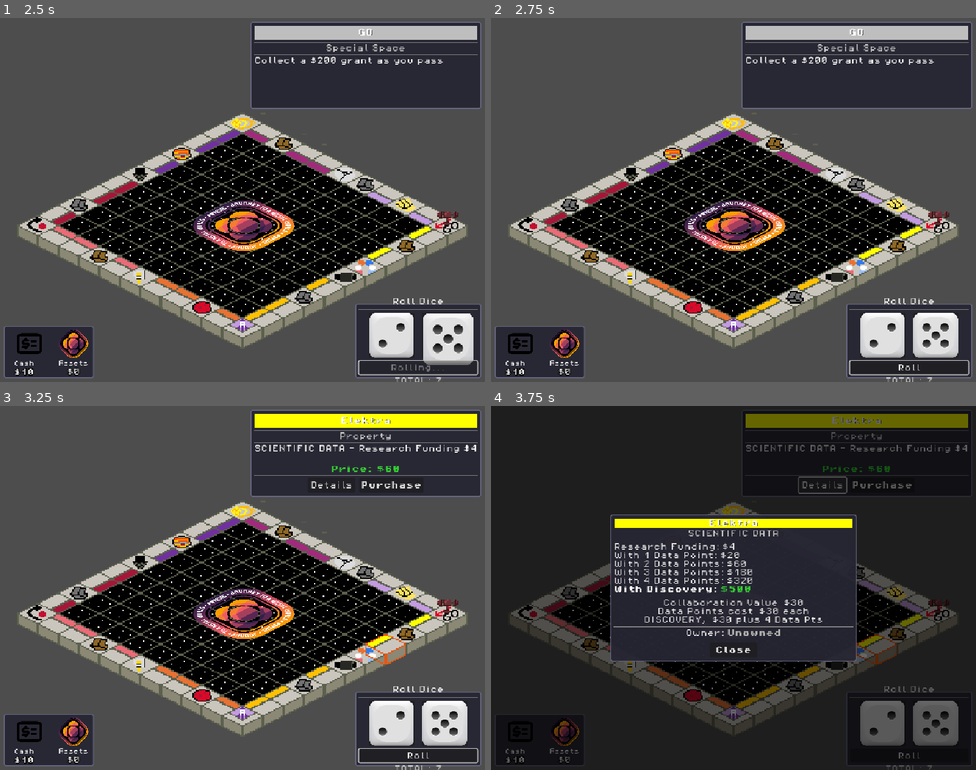
Above: before the commit, frames 1-4 (two rows, left to right).
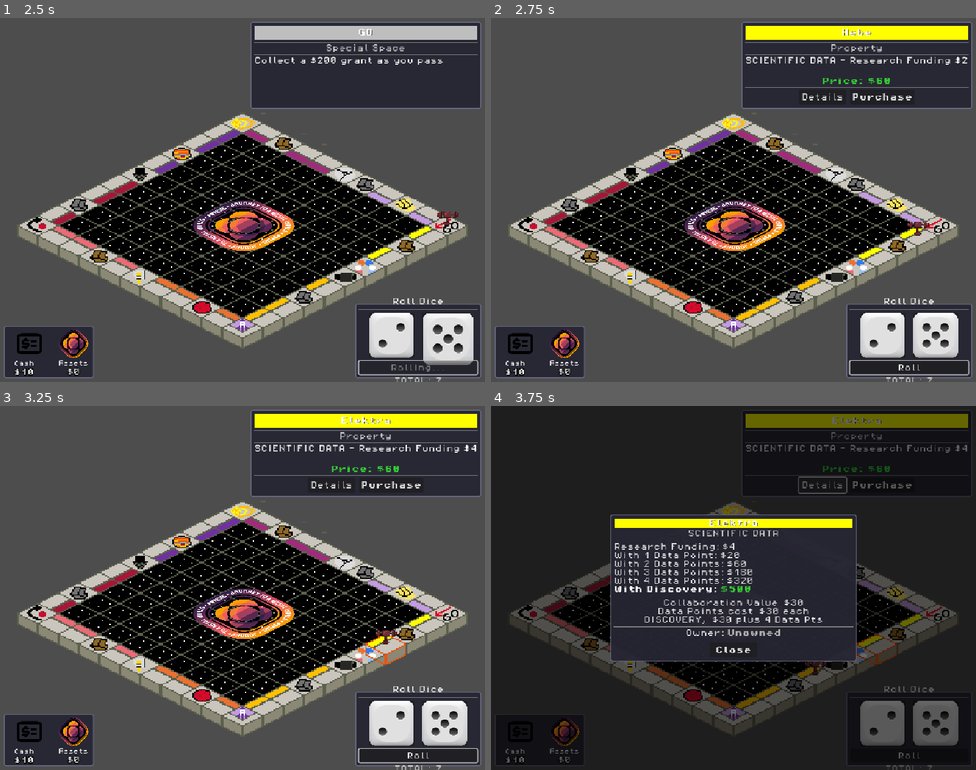
Above: after the commit, the same moments.

Repository: MissionToPsyche-Platinum/platinum_24d_game_psycheopoly-psb
Game: Godot game, scene res://scenes/StartMenu.tscn
Same seed, same stepped clock (60 frames per second), same inputs: the game is played once before the commit and once after it.
Inputs (mouse positions are in pixels of both pictures, inside the frame that each line leads up to):
- Up to frame 1 (2.5 s): click "Start" at 0.5 s; click "Roll" at 1.25 s; tap Enter at 2 s; move the mouse to (218, 272) at 2.02 s; tap C at 2.1 s; click (218, 272) at 2.17 s
- Up to frame 2 (2.75 s): no input
- Up to frame 3 (3.25 s): drag from (388, 642) to (218, 660) at 2.77 s
- Up to frame 4 (3.75 s): click "Details" at 3.5 s

Frame 1 is identical in both runs. In frame 2, 2.8% of the frame differs, in the area x 52-99%, y 2-60%; in frame 3, 0.2%; in frame 4, 0.1%.
Error before the commit: Invalid access to property or key 'dice_rolled' on a base object of type 'Control (dice_roll_panel.gd)'. (res://scripts/core/board.gd:81)

Commit message:
feat: add signal for dice roll completion

Diff:
--- a/scenes/dice_roll_panel.gd
+++ b/scenes/dice_roll_panel.gd
@@ -1,4 +1,9 @@
 extends Control
+
+# ---------------------------
+# Signals
+# ---------------------------
+signal dice_rolled(die1: int, die2: int, total: int, is_doubles: bool)
 
 # ---------------------------
 # Visuals (dice faces)
@@ -229,6 +234,9 @@
 	_play_result_sfx()
 	# Play the final result sound (with optional pitch variance).
 
+	# Notify listeners (like GameBoard) that the roll is finished
+	dice_rolled.emit(final1, final2, total, final1 == final2)
+
 	is_rolling = false
 	# Unlock rolling state.
 
